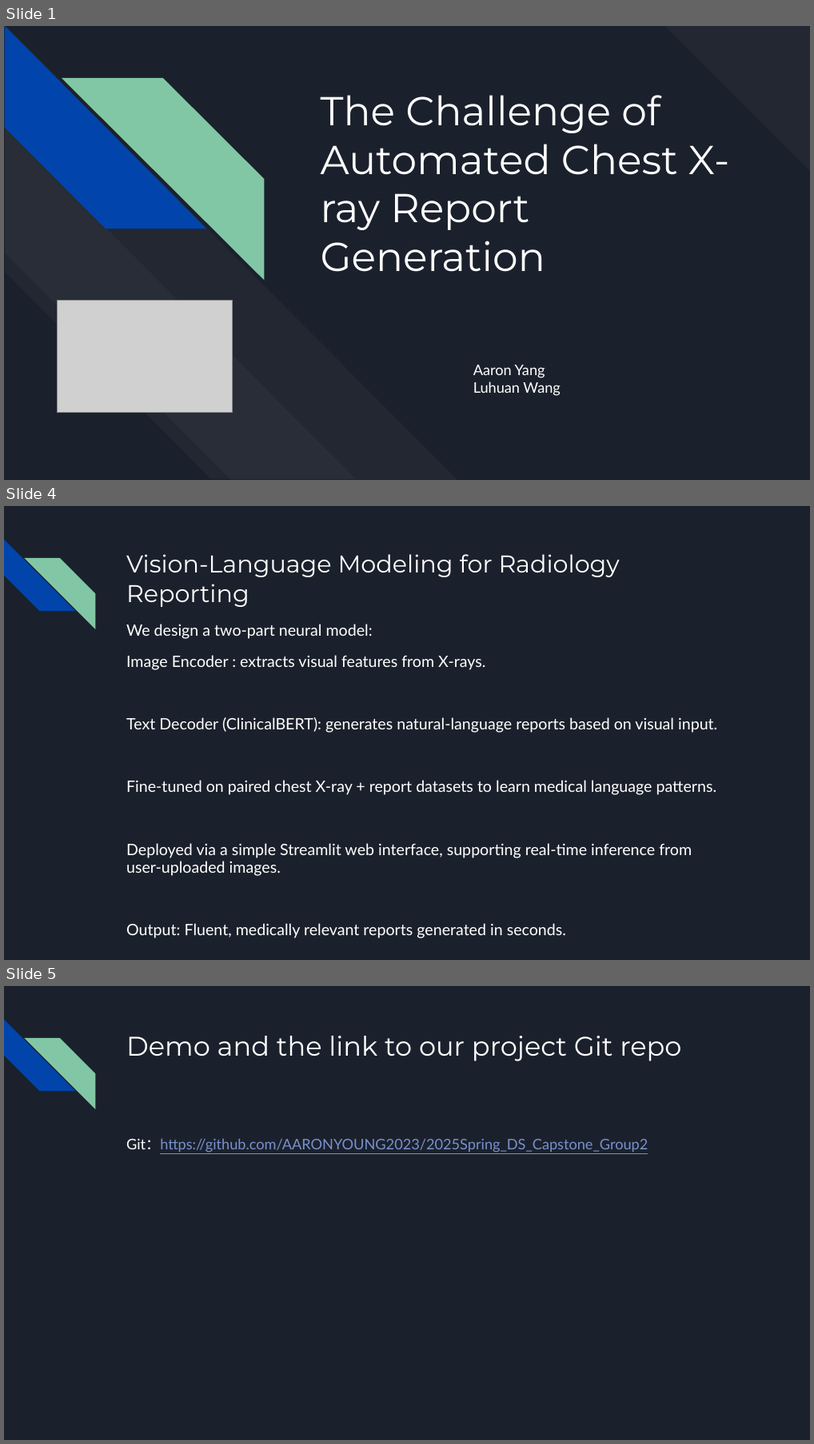
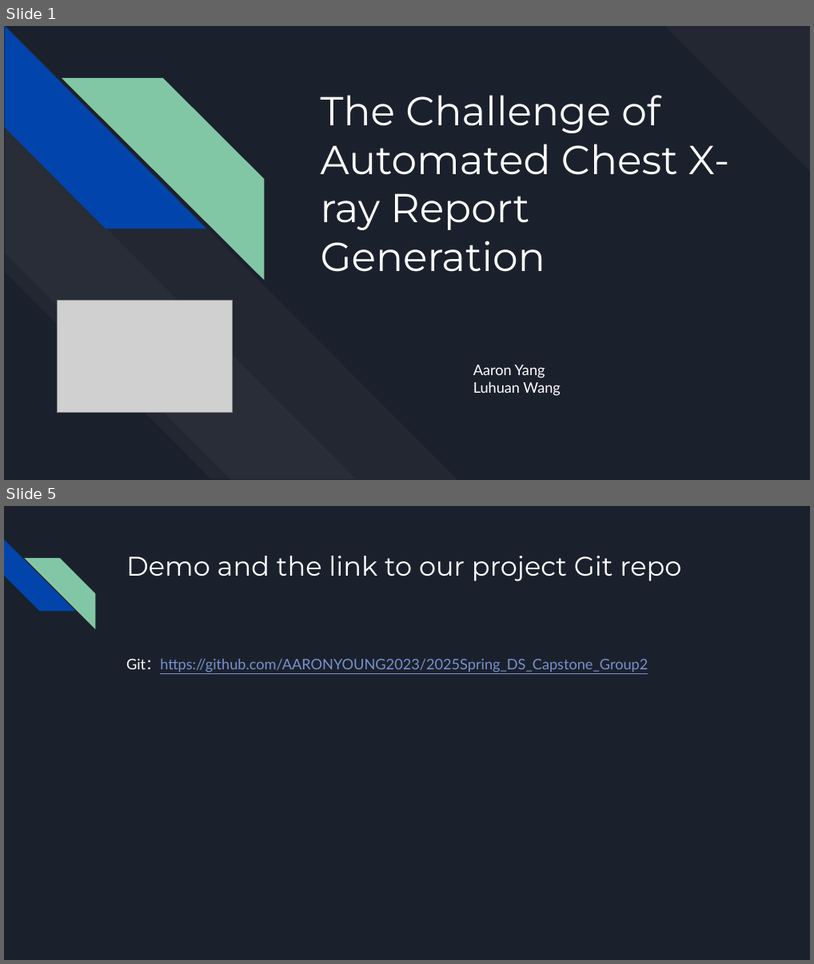
Before and after one commit to AARONYOUNG2023/2025Spring_DS_Capstone_Group2, a slide deck: presentation_slides/The Challenge of Automated Chest X-ray Report Generation.pptx. Shown one above the other, each under a label of ours: slides 1, 4 and 5 before the commit, slides 1 and 5 after it; the slides between them are not shown. The pictures are 814x1444 and 814x964 pixels, drawn with LibreOffice and Linux fonts; fonts in the diff are those of the drawing; grey boxes stand for pictures. Boxes give left, top, right and bottom in pixels: in the first picture for what was removed or moved away, otherwise in the second. Text is boxed around its words. In the diff, an @@ line names an element or a change of style, - is before the commit and + after.

```diff
--- a/presentation_slides/The Challenge of Automated Chest X-ray Report Generation.pptx
+++ b/presentation_slides/The Challenge of Automated Chest X-ray Report Generation.pptx
@@ slide 4 removed at bbox=[4, 506, 810, 960], background #1B212C; not listed: 2 template elements that a slide beside it also shows @@
@@ title removed at bbox=[126, 554, 620, 607] @@
-Vision-Language Modeling for Radiology Reporting
@@ text removed at bbox=[126, 624, 718, 938] @@
-We design a two-part neural model:
-Image Encoder : extracts visual features from X-rays.
-Text Decoder (ClinicalBERT): generates natural-language reports based on visual input.
-Fine-tuned on paired chest X-ray + report datasets to learn medical language patterns.
-Deployed via a simple Streamlit web interface, supporting real-time inference from user-uploaded images.
-Output: Fluent, medically relevant reports generated in seconds.
```
Also in this commit, not shown: 1 slide changed, 2 slides added, 1 other slide removed, 1 other file.
